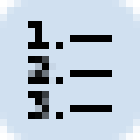
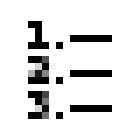
Layer changes from the first 140 × 140 image to the second:
removed layer "Background" over left=0, top=0, right=140, bottom=140
